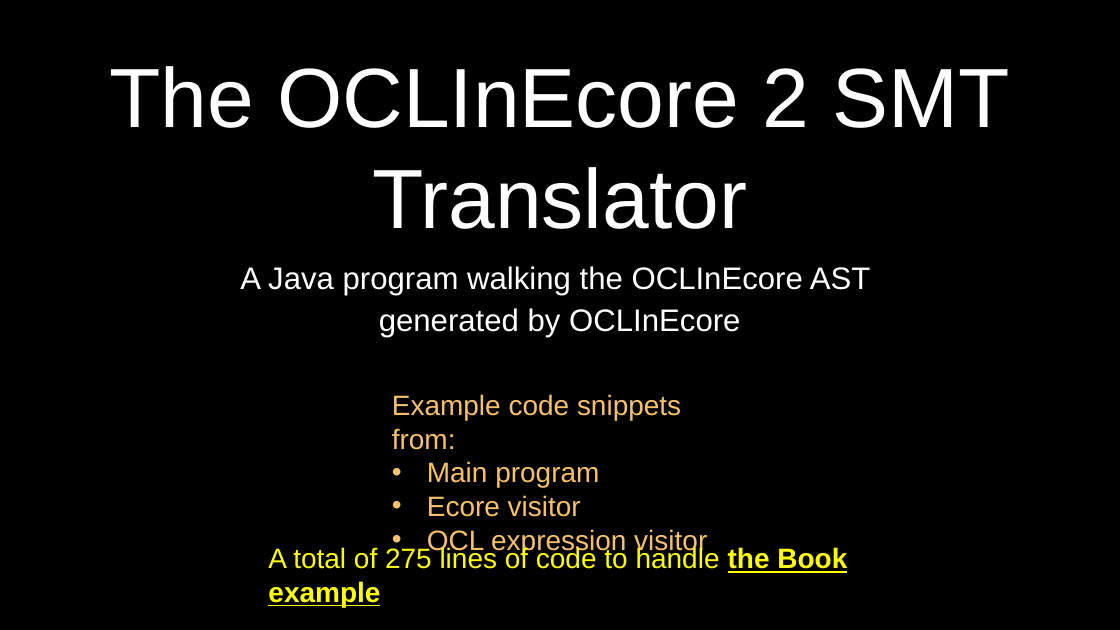
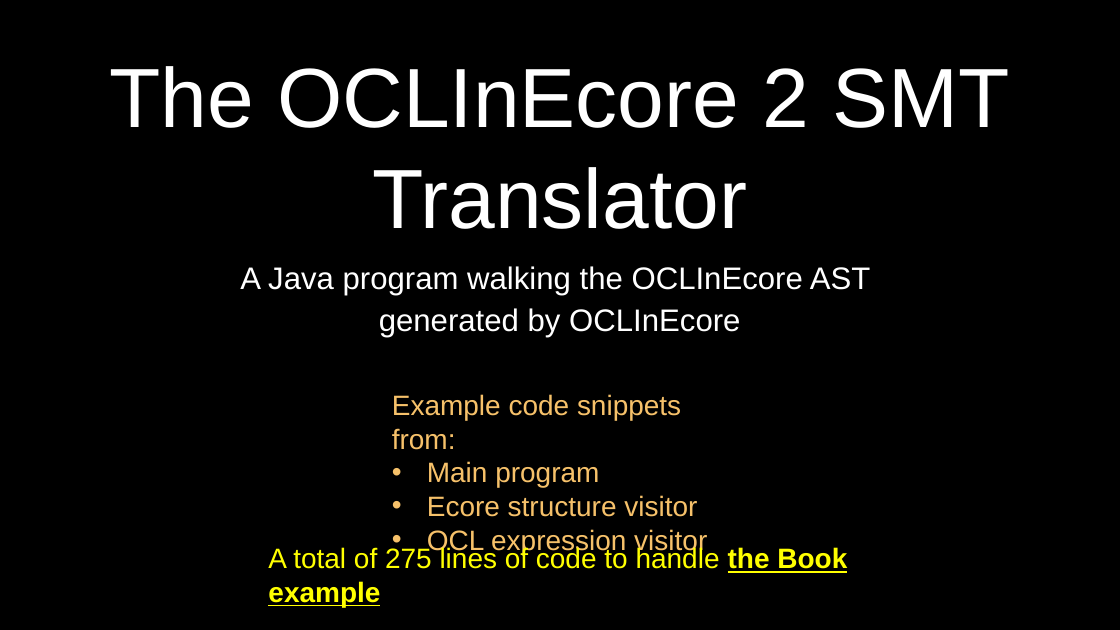
Before and after one commit to Open-MBEE/klang, a slide deck: slide 17 of presentations/LanguageStudy.pptx. Drawn at 1120x630 pixels with LibreOffice and Linux fonts; fonts in the diff are those of the drawing; background and template pictures are left out. Boxes give left, top, right and bottom in pixels: in the first picture for what was removed or moved away, otherwise in the second. Text is boxed around its words. In the diff, an @@ line names an element or a change of style, - is before the commit and + after.

```diff
--- a/presentations/LanguageStudy.pptx
+++ b/presentations/LanguageStudy.pptx
@@ text at [427,495,697,517]: text changed @@
-• Ecore visitor
+• Ecore structure visitor
```
Also in this commit, not shown: 15 other slides changed, 2 slides added, 2 slides removed.
